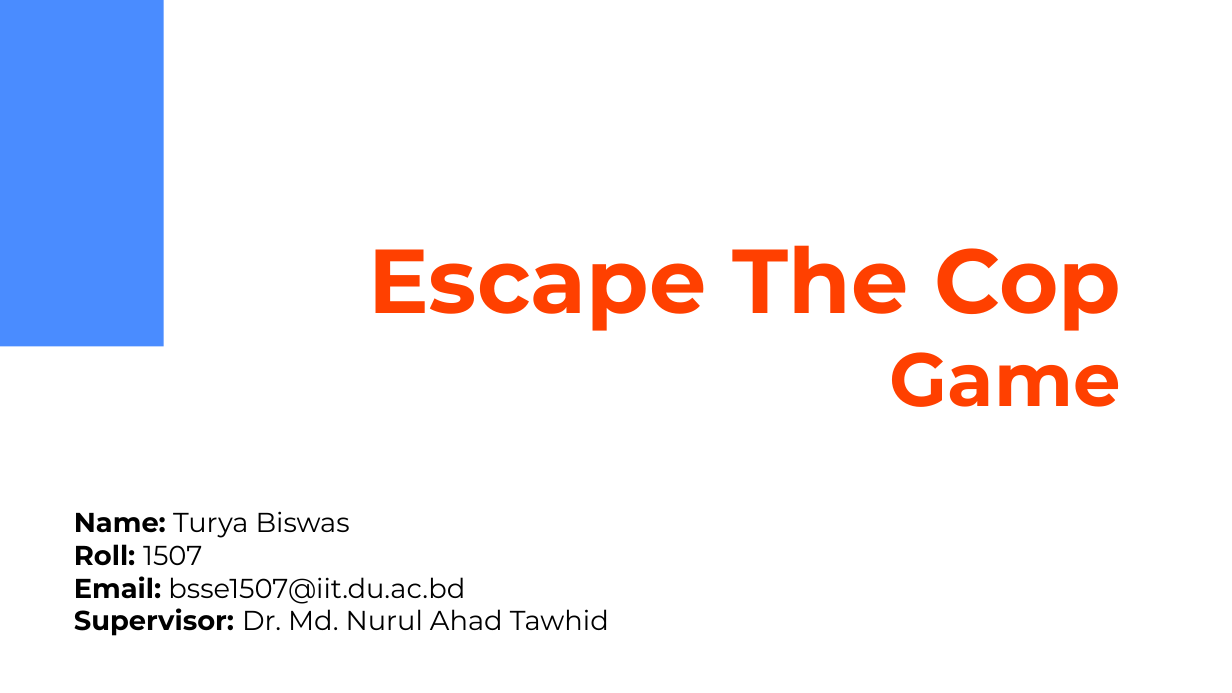
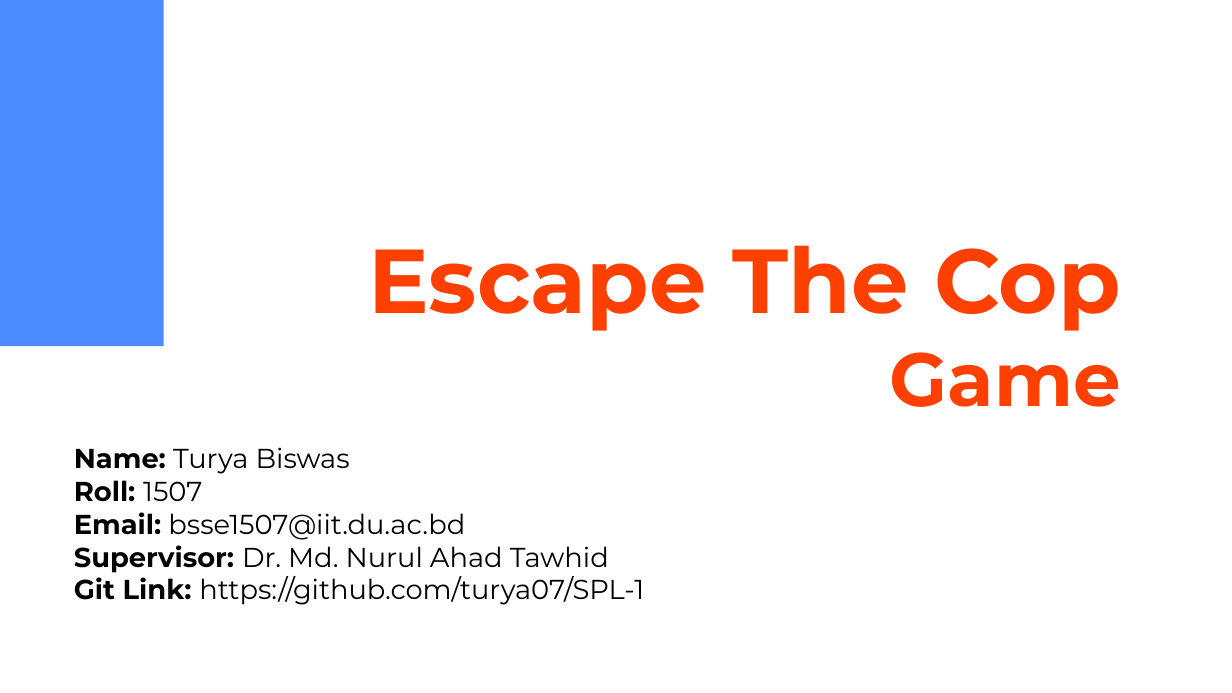
Before and after one commit to turya07/SPL-1, a slide deck: slide 1 of SPL 1 Presentation (1507).pptx. Drawn at 1232x693 pixels with LibreOffice and Linux fonts; fonts in the diff are those of the drawing. Boxes give left, top, right and bottom in pixels: in the first picture for what was removed or moved away, otherwise in the second. Text is boxed around its words. In the diff, an @@ line names an element or a change of style, - is before the commit and + after.

Commit message:
fix bug in pptx

```diff
--- a/SPL 1 Presentation (1507).pptx
+++ b/SPL 1 Presentation (1507).pptx
@@ subtitle "Name: Turya Biswas": place and size @@
-subtitle "Name: Turya Biswas" at [74,511,609,636]
+subtitle "Name: Turya Biswas" at [74,447,644,605]
@@ subtitle at [74,545,644,605]: text changed @@
-Supervisor: Dr. Md. Nurul Ahad Tawhid
+Supervisor: Dr. Md. Nurul Ahad Tawhid
+Git Link: https://github.com/turya07/SPL-1
```
Also in this commit, not shown: 1 other slide changed, 1 other file.
